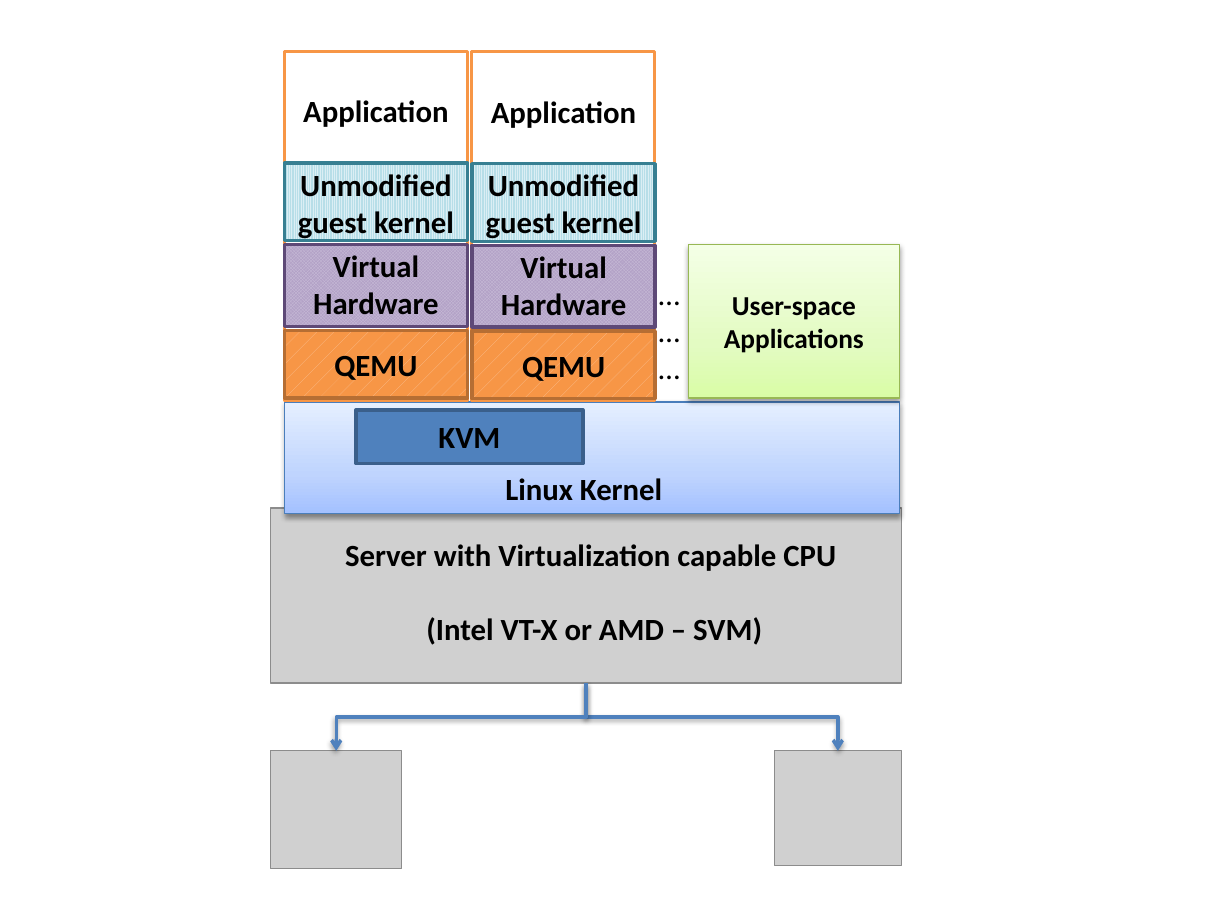
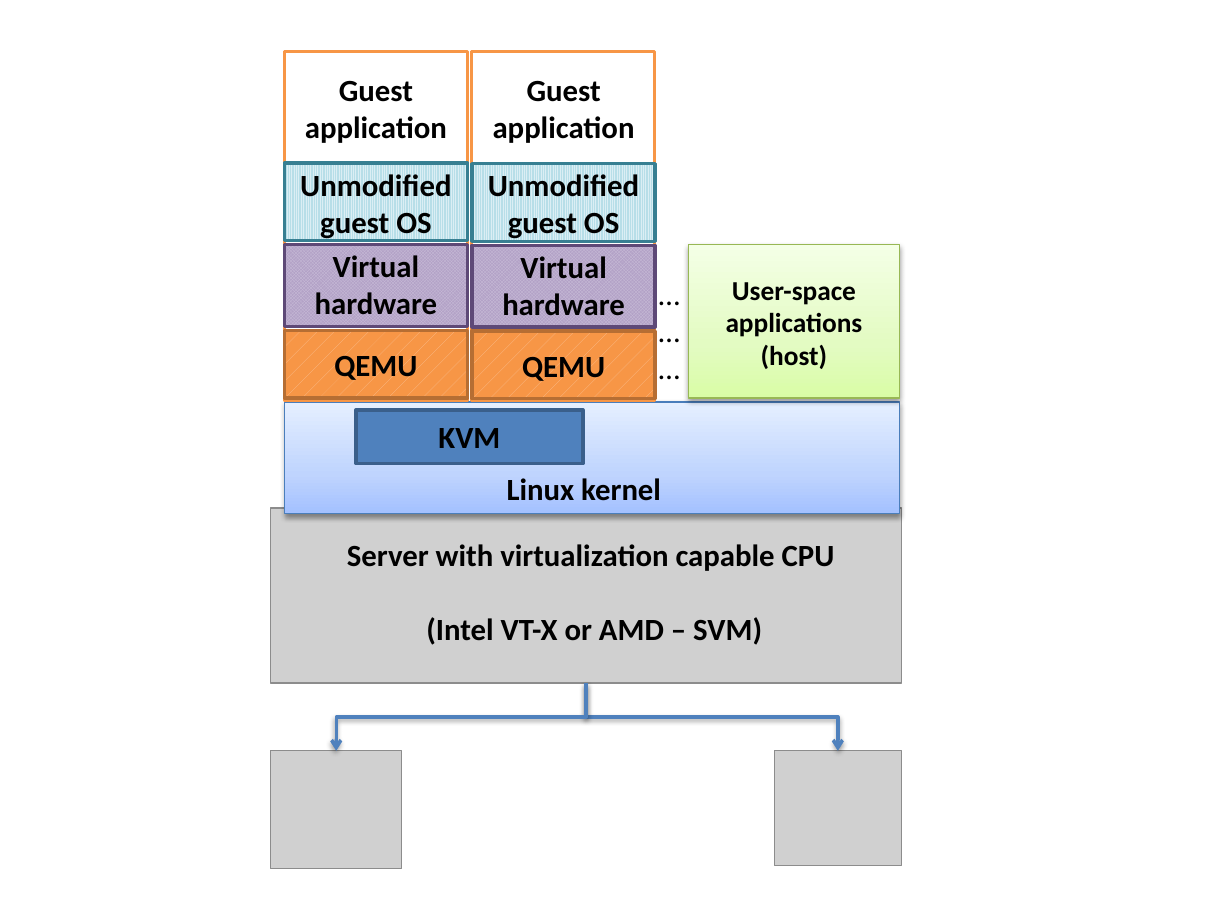
Before and after one commit to aravindhsampath/virtualizing-Intelligent-River, a slide deck: slide 5 of thesis_pictures.pptx. Drawn at 1232x924 pixels with LibreOffice and Linux fonts; fonts in the diff are those of the drawing; grey boxes stand for pictures. Boxes give left, top, right and bottom in pixels: in the first picture for what was removed or moved away, otherwise in the second. Text is boxed around its words. In the diff, an @@ line names an element or a change of style, - is before the commit and + after.

```diff
--- a/thesis_pictures.pptx
+++ b/thesis_pictures.pptx
@@ text at (x1=305, y1=80, x2=447, y2=143): text changed @@
-Application
+Guest application
@@ text at (x1=493, y1=80, x2=635, y2=143): text changed @@
-Application
+Guest application
@@ text at (x1=300, y1=174, x2=451, y2=241): text changed @@
-Unmodified guest kernel
+Unmodified guest OS
@@ text at (x1=488, y1=174, x2=639, y2=241): text changed @@
-Unmodified guest kernel
+Unmodified guest OS
@@ text at (x1=315, y1=255, x2=438, y2=315): text changed @@
-Virtual Hardware
+Virtual hardware
@@ text at (x1=502, y1=256, x2=625, y2=316): text changed @@
-Virtual Hardware
+Virtual hardware
@@ text at (x1=726, y1=282, x2=863, y2=369): text changed @@
-User-space Applications
+User-space applications (host)
@@ text at (x1=507, y1=478, x2=661, y2=501): text changed @@
-Linux Kernel
+Linux kernel
@@ text at (x1=347, y1=544, x2=835, y2=571): text changed @@
-Server with Virtualization capable CPU
+Server with virtualization capable CPU
```
Also in this commit, not shown: 1 other slide changed, 5 slides added, 10 other files.
